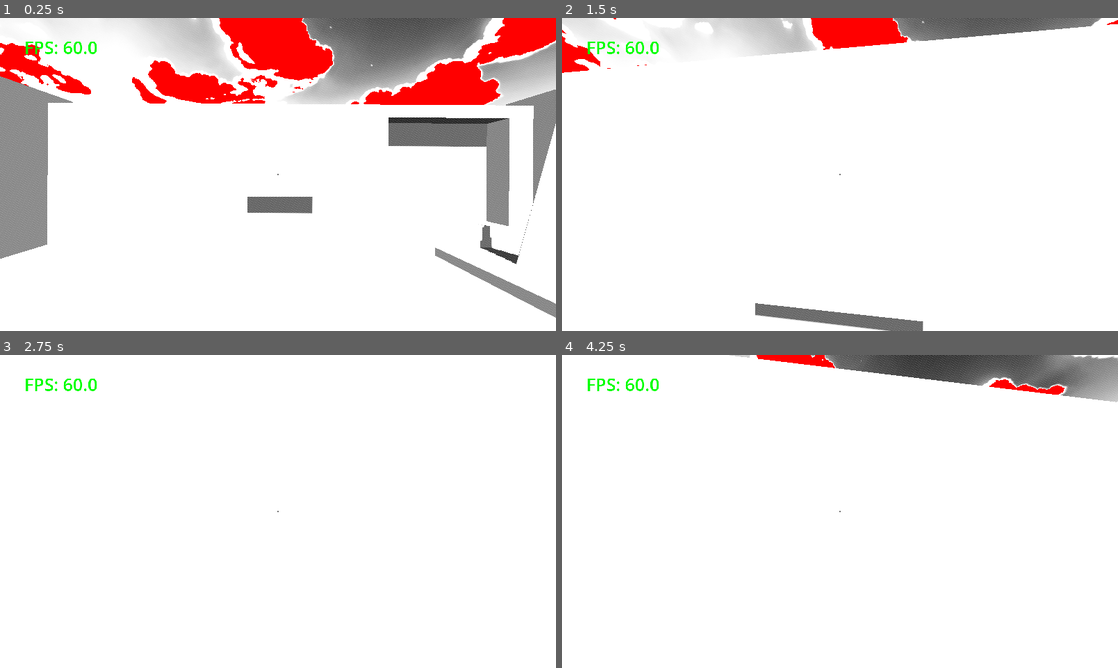
Above: before the commit, frames 1-4 (two rows, left to right).
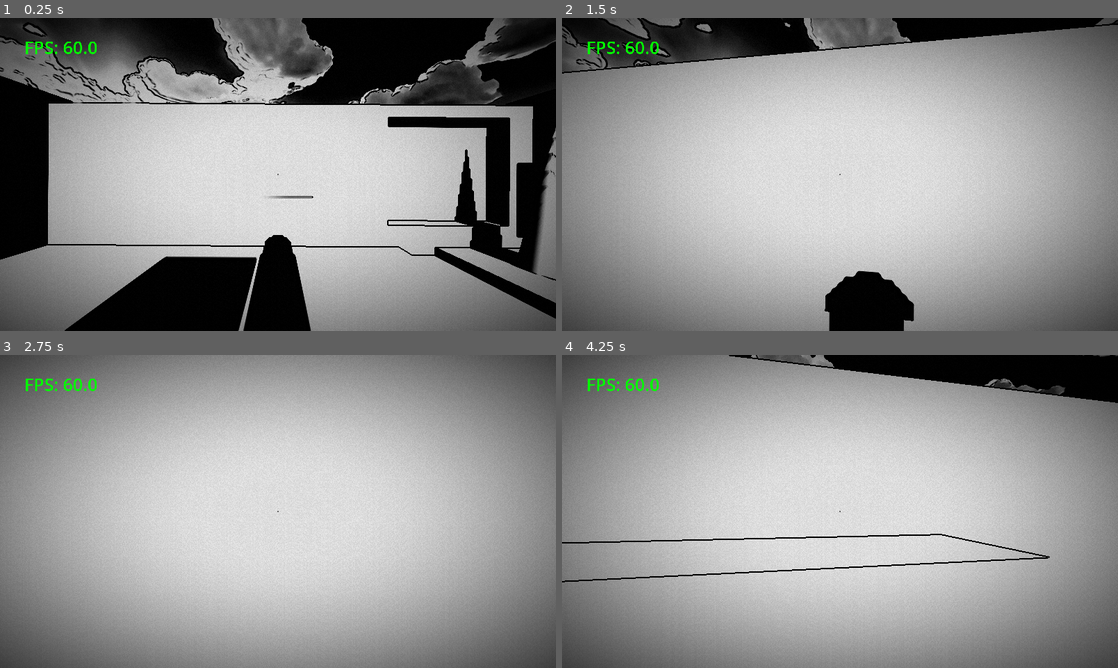
Above: after the commit, the same moments.

Repository: Weasert911/X
Game: Godot game, scene res://scene/game.tscn
Same seed, same stepped clock (60 frames per second), same inputs: the game is played once before the commit and once after it. The project has no main scene, so this scene is started directly.
Inputs (mouse positions are in pixels of both pictures, inside the frame that each line leads up to):
- Up to frame 1 (0.25 s): no input
- Up to frame 2 (1.5 s): move the mouse to (867, 174) at 0.52 s; hold E (interact) 0.53-1.28 s; hold W (move_forward) from 0.53 s (still down); tap Space (jump) at 0.77 s; move the mouse to (812, 174) at 1.27 s; tap Shift (sprint) at 1.35 s
- Up to frame 3 (2.75 s): keep holding W (move_forward); tap Space (jump) at 1.52 s; move the mouse to (289, 505) at 2.02 s; hold Q (throw) from 2.03 s (still down)
- Up to frame 4 (4.25 s): keep holding W (move_forward); tap Enter at 2.75 s; move the mouse to (834, 517) at 2.77 s; release Q (throw) at 2.78 s; tap E (interact) at 2.85 s; tap Space (jump) at 3.02, 3.77 s; move the mouse to (878, 514) at 3.52 s; hold Shift (sprint) from 3.53 s (still down)

The runs differ from the first frame. In frame 1, 99% of the frame differs, in the area x 0-100%, y 0-100%; in frame 2, 99%; in frame 3, 99%; in frame 4, 99%.

Commit message:
diddy party

Diff:
--- a/GAME/game-files/scene/game.tscn
+++ b/GAME/game-files/scene/game.tscn
@@ -5,6 +5,7 @@
 [ext_resource type="PackedScene" uid="uid://btim62k8d8f6k" path="res://scene/player.tscn" id="2_dbls1"]
 [ext_resource type="PackedScene" uid="uid://dul2ydjs8g8n7" path="res://scene/fps_meter.tscn" id="2_xwcet"]
 [ext_resource type="Shader" uid="uid://c4va0ur7kf5xn" path="res://script/_shader/red.gdshader" id="4_p1ry8"]
+[ext_resource type="Shader" uid="uid://53bwp2li0w37" path="res://script/_shader/ouliner.gdshader" id="4_xlg7c"]
 
 [sub_resource type="PanoramaSkyMaterial" id="PanoramaSkyMaterial_xwcet"]
 panorama = ExtResource("2_33cqm")
@@ -35,11 +36,18 @@
 [sub_resource type="ConvexPolygonShape3D" id="ConvexPolygonShape3D_xwcet"]
 points = PackedVector3Array(0.5, 0.5, 0.5, 0.5, -0.5, 0.5, 0.5, 0.5, -0.5, -0.5, 0.5, 0.5, 0.5, -0.5, -0.5, -0.5, -0.5, 0.5, -0.5, 0.5, -0.5, -0.5, -0.5, -0.5)
 
-[sub_resource type="ArrayMesh" id="ArrayMesh_p1ry8"]
+[sub_resource type="ShaderMaterial" id="ShaderMaterial_p1ry8"]
+render_priority = 0
+shader = ExtResource("4_xlg7c")
+shader_parameter/weight = 9.475
+shader_parameter/color = Color(0, 0, 0, 1)
+
+[sub_resource type="ArrayMesh" id="ArrayMesh_ll5lq"]
 _surfaces = [{
 "aabb": AABB(-0.5, -0.5, -0.5, 1, 1, 1),
 "attribute_data": PackedByteArray("AACAPwAAgD8AAIA/AAAAAAAAAAAAAAAAAACAPwAAgD8AAIA/AAAAAAAAAAAAAAAAAACAPwAAgD8AAIA/AAAA …(303 unchanged characters)…
 "format": 34359738391,
+"material": SubResource("ShaderMaterial_p1ry8"),
 "primitive": 3,
 "uv_scale": Vector4(0, 0, 0, 0),
 "vertex_count": 36,
@@ -50,7 +58,7 @@
 render_priority = 0
 shader = ExtResource("4_p1ry8")
 shader_parameter/tint_color = Color(1, 0, 0, 1)
-shader_parameter/tint_strength = 1.0
+shader_parameter/roughness_val = 0.55
 
 [sub_resource type="ConvexPolygonShape3D" id="ConvexPolygonShape3D_xlg7c"]
 points = PackedVector3Array(0.5, 0.5, 0.5, 0.5, 0.5, -0.5, -0.5, 0.5, 0.5, 0.5, -0.5, 0.5, 0.5, -0.5, -0.5, -0.5, 0.5, -0.5, -0.5, -0.5, 0.5, -0.5, -0.5, -0.5)
@@ -109,7 +117,7 @@
 environment = SubResource("Environment_n4st5")
 
 [node name="DirectionalLight3D" type="DirectionalLight3D" parent="env" unique_id=935261986]
-transform = Transform3D(1, 0, 0, 0, 0.55234444, 0.833616, 0, -0.833616, 0.55234444, 2.9096751, 0, 16.250313)
+transform = Transform3D(1, 0, 0, 0, 0.97434247, 0.22507006, 0, -0.22507006, 0.9743425, 2.9096751, 0, 16.250313)
 light_indirect_energy = 16.0
 light_volumetric_fog_energy = 16.0
 shadow_enabled = true
@@ -128,7 +136,7 @@
 
 [node name="house" type="MeshInstance3D" parent="level" unique_id=363886803]
 transform = Transform3D(2.7963536, 0, 0, 0, 3.6489384, 0, 0, 0, 2.2049816, -2.0221975, 0.59279263, 4.376685)
-mesh = SubResource("ArrayMesh_p1ry8")
+mesh = SubResource("ArrayMesh_ll5lq")
 surface_material_override/0 = SubResource("ShaderMaterial_xlg7c")
 
 [node name="StaticBody3D" type="StaticBody3D" parent="level/house" unique_id=1497818115]
--- a/GAME/game-files/scene/shader.tscn
+++ b/GAME/game-files/scene/shader.tscn
@@ -5,15 +5,22 @@
 
 [sub_resource type="ShaderMaterial" id="ShaderMaterial_651et"]
 shader = ExtResource("1_4gvyu")
-shader_parameter/contrast = 1.8
-shader_parameter/hatch_scale = 260.0
-shader_parameter/hatch_angle = 135.0
+shader_parameter/contrast = 3.0400001444
+shader_parameter/hatch_scale = 800.0
+shader_parameter/hatch_angle = 180.0
 shader_parameter/hatch_softness = 1.0
 shader_parameter/black_level = 0.2
 shader_parameter/white_level = 0.92
-shader_parameter/red_keep_color = Color(1, 0, 0, 1)
-shader_parameter/red_threshold = 0.2
+shader_parameter/red_keep_color = Color(0.44894928, 2.5088154e-06, 1.2513996e-06, 1)
+shader_parameter/red_threshold = 0.518000024605
 shader_parameter/red_keep_strength = 1.0
+shader_parameter/vignette_strength = 0.90800004313
+shader_parameter/grain_strength = 0.0800000038
+shader_parameter/shadow_crush = 1.6450000781375
+shader_parameter/highlight_fade = 0.834000039615
+shader_parameter/outline_strength = 2.2
+shader_parameter/outline_threshold = 0.07
+shader_parameter/outline_color = Color(0, 0, 0, 1)
 
 [sub_resource type="ShaderMaterial" id="ShaderMaterial_4gvyu"]
 shader = ExtResource("1_3b8aj")
--- a/GAME/game-files/script/_shader/comic_ink_single_pass.gdshader
+++ b/GAME/game-files/script/_shader/comic_ink_single_pass.gdshader
@@ -2,16 +2,25 @@
 
 uniform sampler2D screen_texture : hint_screen_texture, filter_nearest;
 
-uniform float contrast : hint_range(0.0, 4.0) = 1.8;
-uniform float hatch_scale : hint_range(50.0, 400.0) = 260.0;
+uniform float contrast : hint_range(0.0, 4.0) = 3.0;
+uniform float hatch_scale : hint_range(50.0, 800.0) = 420.0;
 uniform float hatch_angle : hint_range(0.0, 180.0) = 135.0;
-uniform float hatch_softness : hint_range(0.0, 1.0) = 0.05;
-uniform float black_level : hint_range(0.0, 1.0) = 0.20;
-uniform float white_level : hint_range(0.0, 1.0) = 0.92;
+uniform float hatch_softness : hint_range(0.0, 1.0) = 0.03;
+uniform float black_level : hint_range(0.0, 1.0) = 0.26;
+uniform float white_level : hint_range(0.0, 1.0) = 0.76;
 
 uniform vec3 red_keep_color : source_color = vec3(1.0, 0.0, 0.0);
-uniform float red_threshold : hint_range(0.0, 1.0) = 0.20;
+uniform float red_threshold : hint_range(0.0, 1.0) = 0.10;
 uniform float red_keep_strength : hint_range(0.0, 1.0) = 1.0;
+
+uniform float vignette_strength : hint_range(0.0, 1.0) = 0.92;
+uniform float grain_strength : hint_range(0.0, 1.0) = 0.13;
+uniform float shadow_crush : hint_range(0.0, 3.0) = 2.05;
+uniform float highlight_fade : hint_range(0.0, 2.0) = 0.55;
+
+uniform float outline_strength : hint_range(0.0, 5.0) = 2.2;
+uniform float outline_threshold : hint_range(0.0, 1.0) = 0.07;
+uniform vec3 outline_color : source_color = vec3(0.0, 0.0, 0.0);
 
 float luma(vec3 c) {
 	return dot(c, vec3(0.299, 0.587, 0.114));
@@ -23,10 +32,31 @@
 	return vec2(c * p.x - s * p.y, s * p.x + c * p.y);
 }
 
+float hash12(vec2 p) {
+	p = fract(p * vec2(123.34, 456.21));
+	p += dot(p, p + 45.32);
+	return fract(p.x * p.y);
+}
+
 float hatch(vec2 uv, float angle, float scale) {
 	vec2 p = rotate2d(uv * scale, radians(angle));
 	float line = abs(fract(p.x) - 0.5);
 	return 1.0 - smoothstep(0.0, hatch_softness, line);
+}
+
+float edge_detect(vec2 uv) {
+	vec2 tex_size = vec2(textureSize(screen_texture, 0));
+	vec2 px = 1.0 / tex_size;
+
+	float c1 = luma(texture(screen_texture, uv + vec2(px.x, 0.0)).rgb);
+	float c2 = luma(texture(screen_texture, uv - vec2(px.x, 0.0)).rgb);
+	float c3 = luma(texture(screen_texture, uv + vec2(0.0, px.y)).rgb);
+	float c4 = luma(texture(screen_texture, uv - vec2(0.0, px.y)).rgb);
+
+	float dx = abs(c1 - c2);
+	float dy = abs(c3 - c4);
+
+	return clamp((dx + dy) * outline_strength, 0.0, 1.0);
 }
 
 void fragment() {
@@ -39,21 +69,37 @@
 
 	if (red_mask > 0.5) {
 		float g = luma(col);
-		out_col = mix(vec3(g), red_keep_color, red_keep_strength);
+		out_col = mix(vec3(g * 0.5), red_keep_color, red_keep_strength);
 	} else {
 		float gray = luma(col);
+		gray = pow(clamp(gray, 0.0, 1.0), shadow_crush);
 		gray = (gray - 0.5) * contrast + 0.5;
 		gray = clamp(gray, 0.0, 1.0);
+		gray = mix(gray, gray * 0.72, highlight_fade);
 
 		float dark = 1.0 - smoothstep(black_level, white_level, gray);
 
 		float h1 = hatch(uv, hatch_angle, hatch_scale);
-		float h2 = hatch(uv + vec2(0.003, 0.002), hatch_angle + 90.0, hatch_scale * 0.75);
-		float lines = max(h1, h2 * 0.8);
+		float h2 = hatch(uv + vec2(0.003, 0.002), hatch_angle + 90.0, hatch_scale * 0.72);
+		float h3 = hatch(uv + vec2(0.006, -0.004), hatch_angle + 45.0, hatch_scale * 0.58);
+		float lines = max(max(h1, h2 * 0.85), h3 * 0.55);
 
-		float ink = dark * mix(0.25, 1.0, lines);
-		out_col = vec3(1.0 - ink);
+		float ink = dark * mix(0.05, 1.0, lines);
+		vec3 bw = vec3(1.0 - ink);
+
+		float g = hash12(uv * vec2(1800.0, 1100.0) + TIME * 2.0) - 0.5;
+		bw += g * grain_strength;
+
+		float vig = smoothstep(1.0, 0.12, distance(uv, vec2(0.5)));
+		bw *= mix(1.0, vig, vignette_strength);
+
+		bw = pow(clamp(bw, 0.0, 1.0), vec3(1.15));
+
+		out_col = clamp(bw, 0.0, 1.0);
 	}
+
+	float edge = edge_detect(uv);
+	out_col = mix(out_col, outline_color, smoothstep(outline_threshold, outline_threshold + 0.18, edge));
 
 	COLOR = vec4(out_col, 1.0);
 }
--- /dev/null
+++ b/GAME/game-files/script/_shader/ouliner.gdshader
@@ -0,0 +1,14 @@
+shader_type spatial;
+render_mode unshaded, cull_front, depth_draw_opaque;
+
+uniform float weight = 0.05;
+uniform vec4 color : source_color = vec4(0.0, 0.0, 0.0, 1.0);
+
+void vertex() {
+	VERTEX += NORMAL * weight;
+}
+
+void fragment() {
+	ALBEDO = color.rgb;
+	ALPHA = color.a;
+}
--- a/GAME/game-files/script/_shader/red.gdshader
+++ b/GAME/game-files/script/_shader/red.gdshader
@@ -1,10 +1,15 @@
 shader_type spatial;
-render_mode unshaded;
 
 uniform vec3 tint_color : source_color = vec3(1.0, 0.0, 0.0);
-uniform float tint_strength : hint_range(0.0, 1.0) = 1.0;
+uniform float roughness_val : hint_range(0.0, 1.0) = 0.55;
 
 void fragment() {
 	ALBEDO = tint_color;
-	ALPHA = 1.0;
+	ROUGHNESS = roughness_val;
+	SPECULAR = 0.2;
 }
+
+void light() {
+	float ndotl = max(dot(NORMAL, LIGHT), 0.0);
+	DIFFUSE_LIGHT += ALBEDO * LIGHT_COLOR * ATTENUATION * ndotl;
+}
Not shown, added: GAME/game-files/script/_shader/ouliner.gdshader.uid
